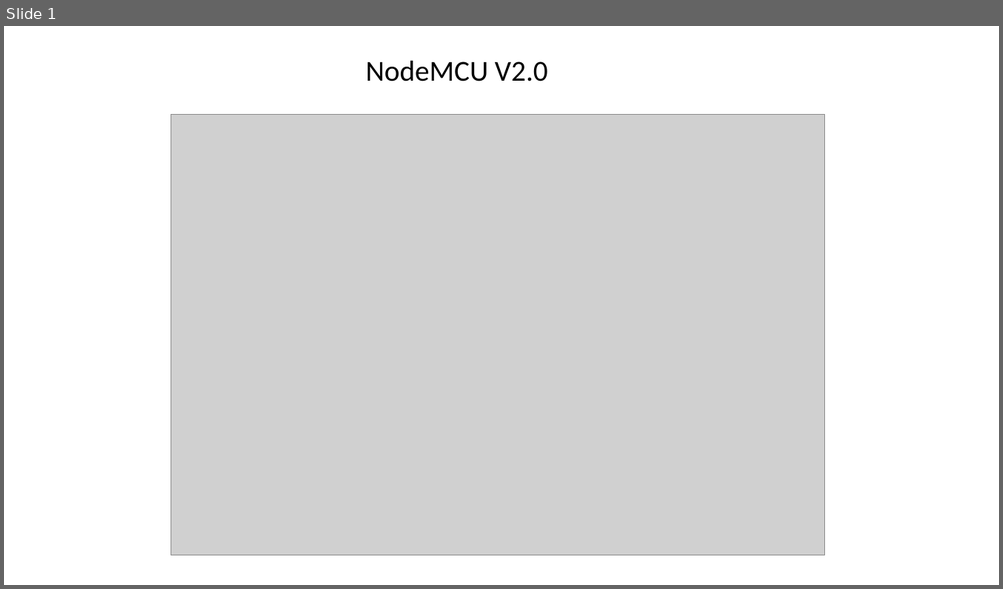
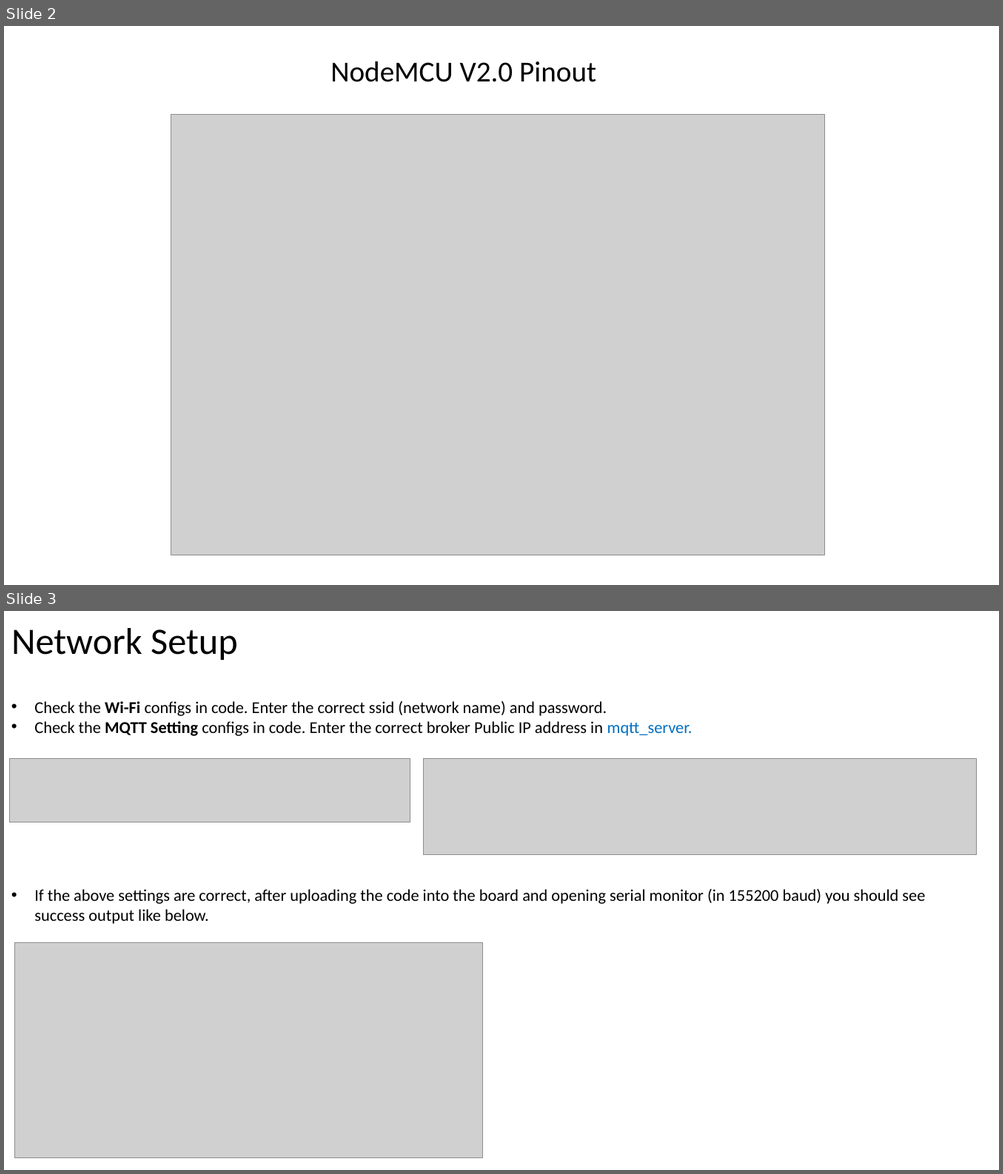
Before and after one commit to hamidrezaHemati/MQTT-AutoLock, a slide deck: Module Test/ESP8266/Pinout.pptx. Shown one above the other, each under a label of ours: slide 1 before the commit, slides 2 and 3 after it. The pictures are 1003x589 and 1003x1174 pixels, drawn with LibreOffice and Linux fonts; fonts in the diff are those of the drawing; grey boxes stand for pictures. Boxes give left, top, right and bottom in pixels: in the first picture for what was removed or moved away, otherwise in the second. Text is boxed around its words. In the diff, an @@ line names an element or a change of style, - is before the commit and + after.

Commit message:
Adding nodemcu and pinout doc, modify mqtt broaker public ip in code

```diff
--- a/Module Test/ESP8266/Pinout.pptx
+++ b/Module Test/ESP8266/Pinout.pptx
@@ slide 3 added at box(4, 611, 999, 1170), background #FFFFFF @@
@@ title added at box(11, 628, 238, 660), 36 pt, text #000000 @@
+Network Setup
@@ text added at box(34, 701, 692, 736), 16 pt, text #000000 @@
+• Check the Wi-Fi configs in code. Enter the correct ssid (network name) and password.
+• Check the MQTT Setting configs in code. Enter the correct broker Public IP address in mqtt_server.
@@ picture added at box(10, 759, 410, 822) @@
@@ picture added at box(424, 759, 977, 855) @@
@@ text added at box(34, 889, 925, 924), 16 pt, text #000000 @@
+• If the above settings are correct, after uploading the code into the board and opening serial monitor (in 155200 baud) you should see success output like below.
@@ picture added at box(15, 943, 483, 1159) @@
@@ what was slide 1 is now slide 2 @@
@@ slide 2 changed as well @@
@@ text at box(330, 61, 596, 82): text changed @@
-NodeMCU V2.0
+NodeMCU V2.0 Pinout
```
Also in this commit, not shown: 3 other slides added, 3 other files.
